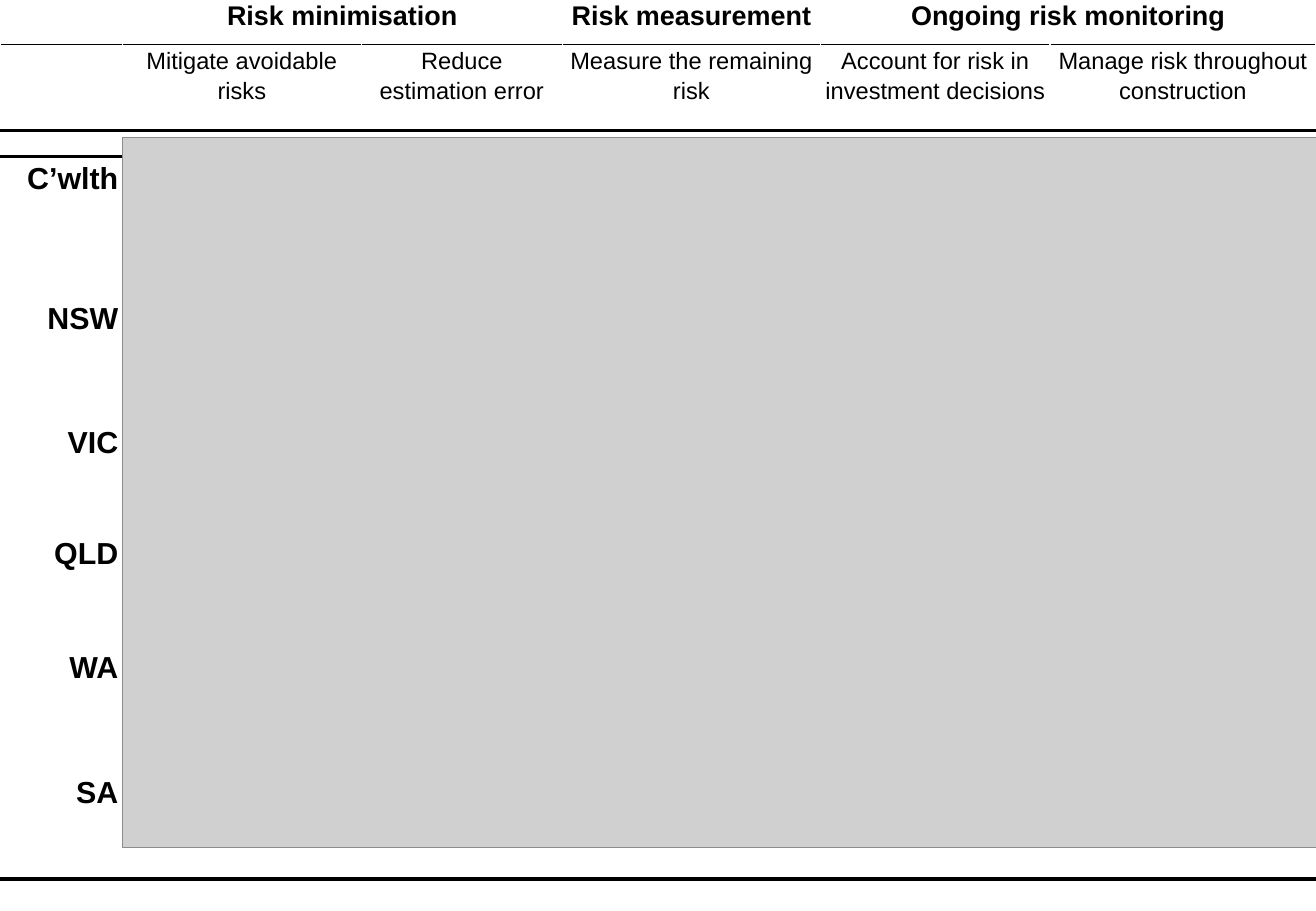
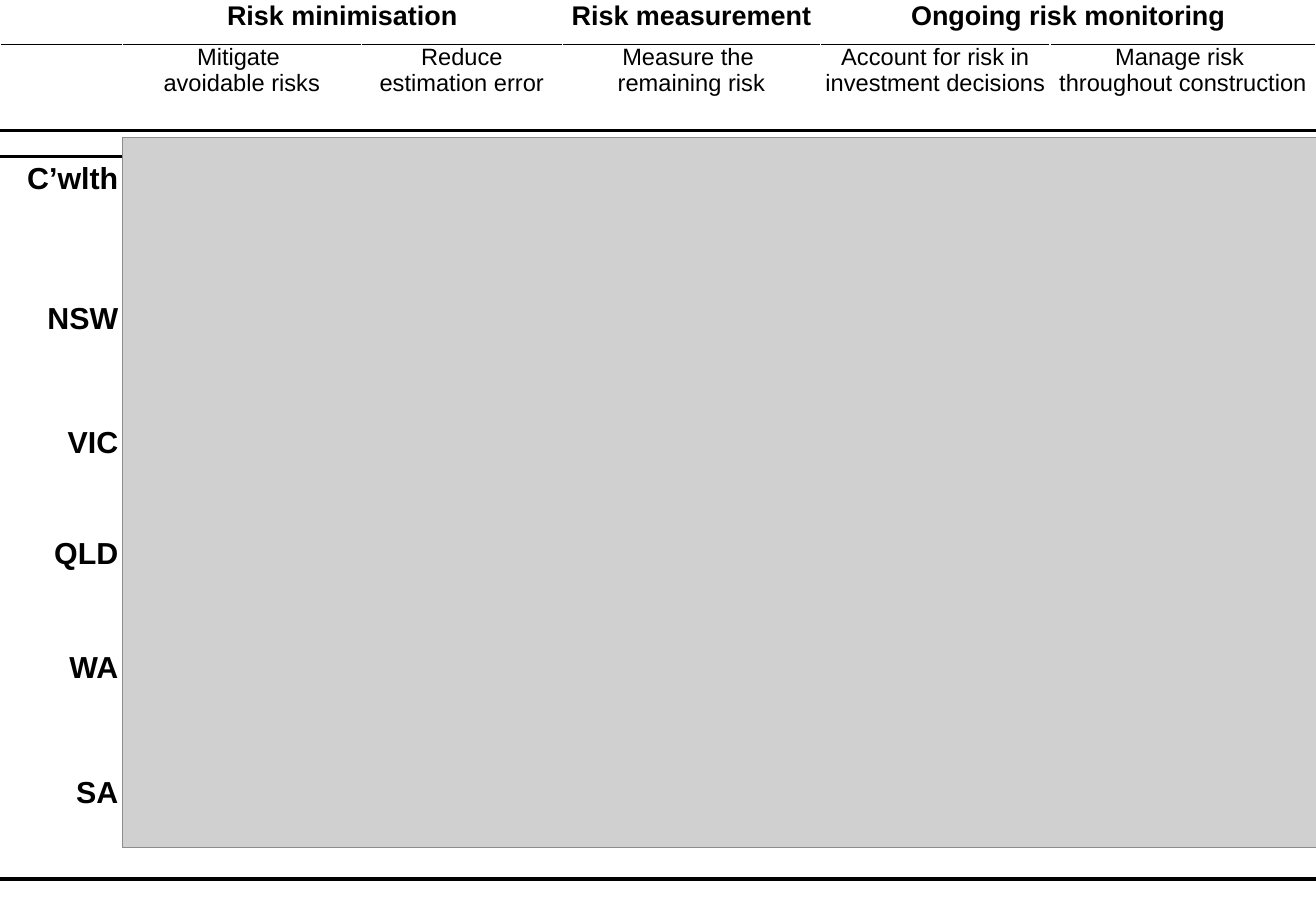
Before and after one commit to grattaninstitute/Cost-overruns-report, a slide deck: slide 1 of atlas/AppendixCharts.pptx. Drawn at 1316x911 pixels with LibreOffice and Linux fonts; fonts in the diff are those of the drawing; grey boxes stand for pictures. Boxes give left, top, right and bottom in pixels: in the first picture for what was removed or moved away, otherwise in the second. Text is boxed around its words. In the diff, an @@ line names an element or a change of style, - is before the commit and + after.

```diff
--- a/atlas/AppendixCharts.pptx
+++ b/atlas/AppendixCharts.pptx
@@ table at (x1=0, y1=0, x2=1316, y2=886) @@
-row 2:  | Mitigate avoidable risks | Reduce estimation error | Measure the remaining risk | Account for risk in investment decisions | Manage risk throughout construction
+row 2:  | Mitigate / avoidable risks | Reduce estimation error | Measure the / remaining risk | Account for risk in investment decisions | Manage risk / throughout construction
@@ line spacing 1.15 to 1 @@
@@ less space between paragraphs @@
```
Also in this commit, not shown: 1 other file.
